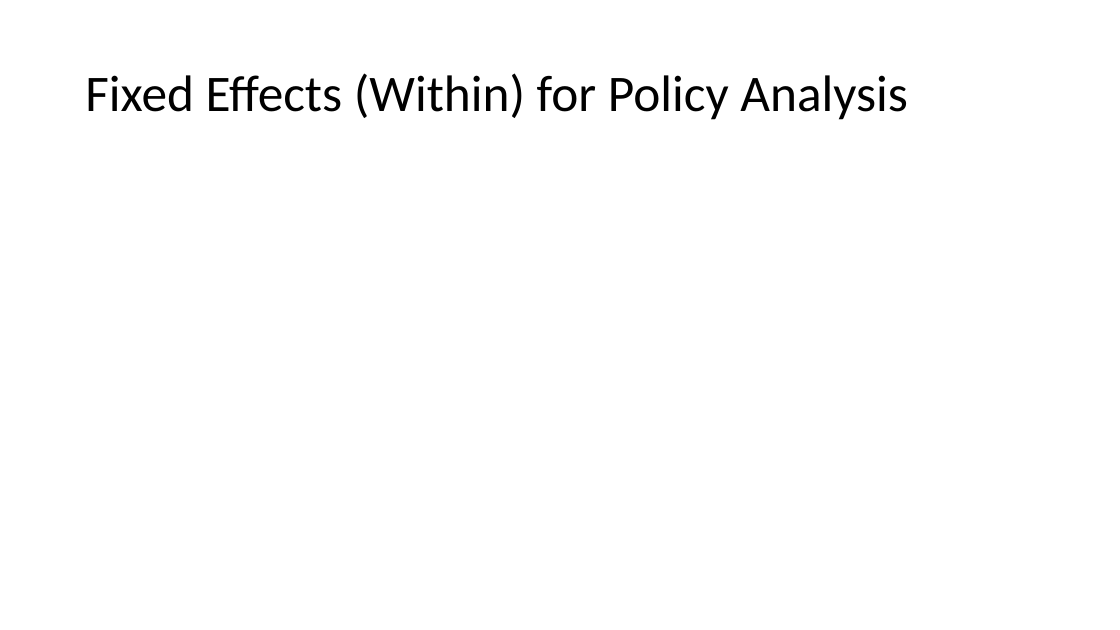
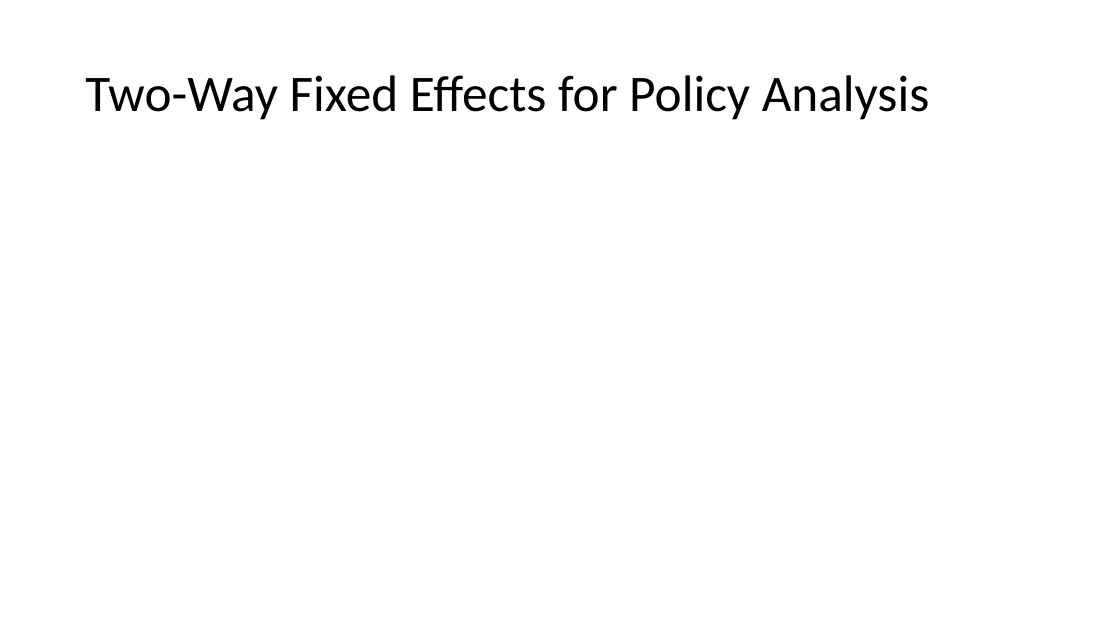
Before and after one commit to rowesamuel/Econ645, a slide deck: slide 38 of Slides/Week_5_Natural_Exp_DD.pptx (slide 20 before the commit). Drawn at 1120x630 pixels with LibreOffice and Linux fonts; fonts in the diff are those of the drawing; grey boxes stand for pictures. Boxes give left, top, right and bottom in pixels: in the first picture for what was removed or moved away, otherwise in the second. Text is boxed around its words. In the diff, an @@ line names an element or a change of style, - is before the commit and + after.

```diff
--- a/Slides/Week_5_Natural_Exp_DD.pptx
+++ b/Slides/Week_5_Natural_Exp_DD.pptx
@@ title at bbox=[85, 75, 930, 120]: text changed @@
-Fixed Effects (Within) for Policy Analysis
+Two-Way Fixed Effects for Policy Analysis
```
Also in this commit, not shown: 8 other slides changed, 1 slide added, 3 other files.
